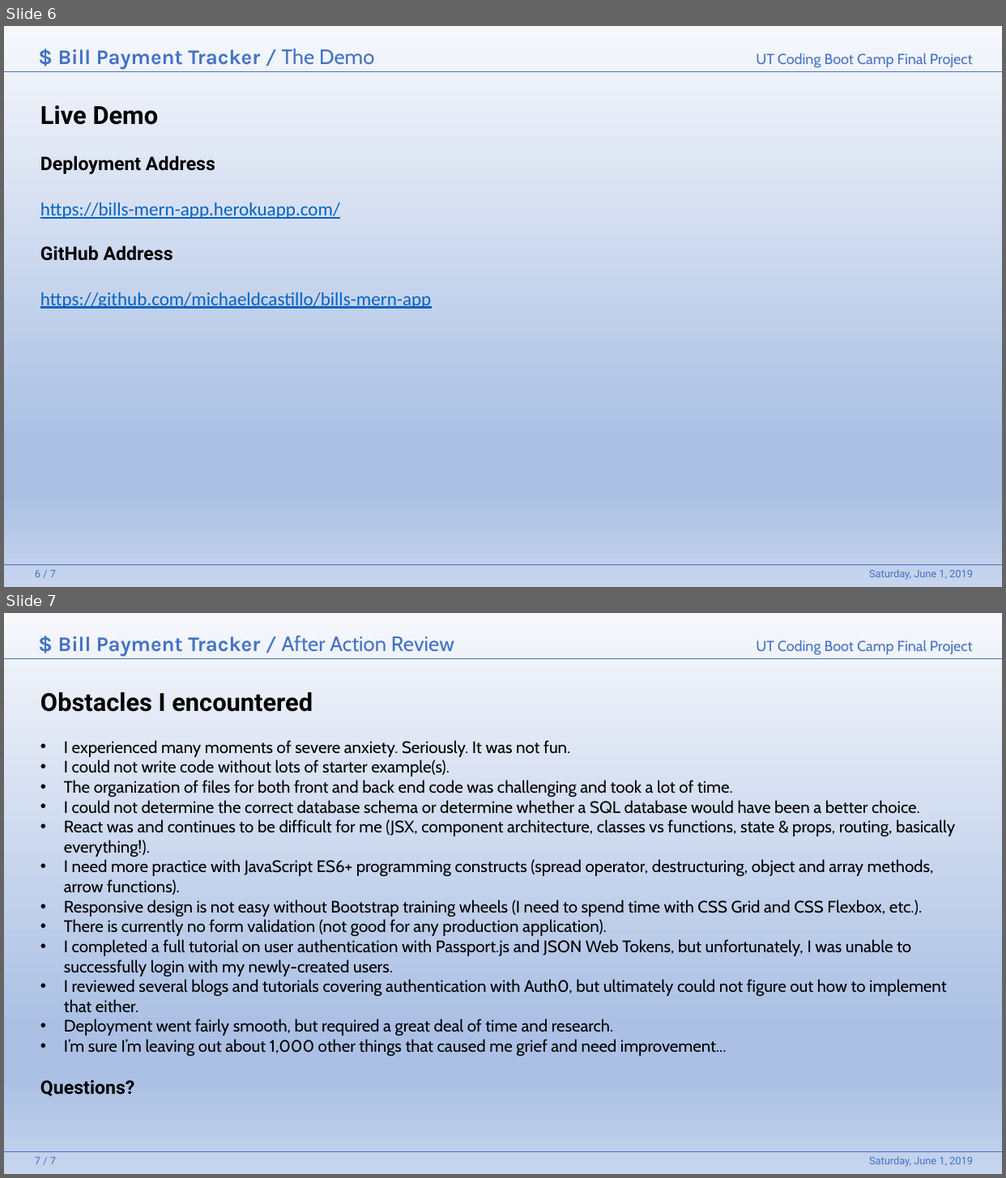
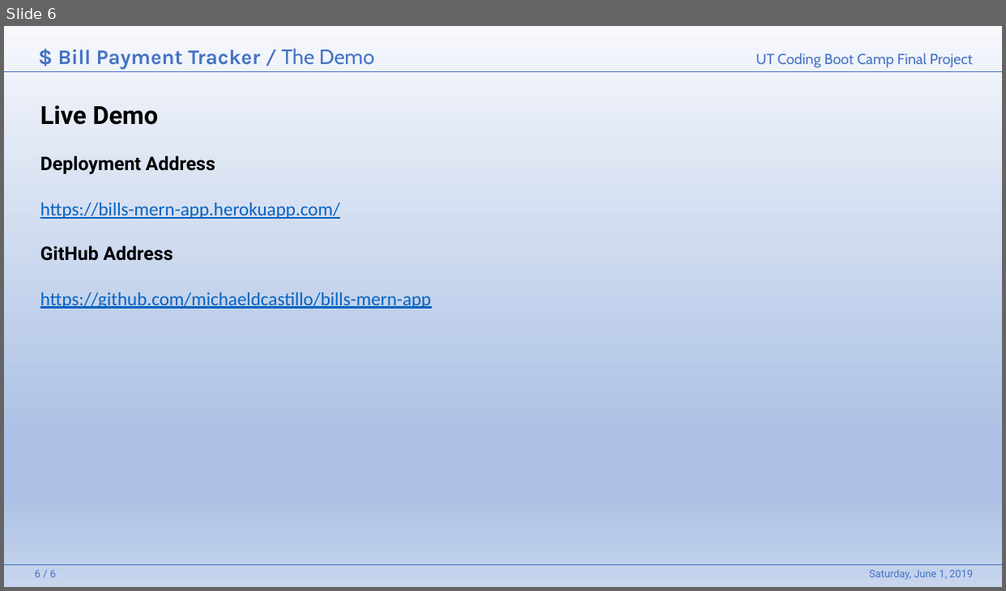
Before and after one commit to michaeldcastillo/michaeldcastillo.github.io, a slide deck: assets/final-project-presentation-mikecastillo.pptx. Shown one above the other, each under a label of ours: slides 6 and 7 before the commit, slide 6 after it. The pictures are 1006x1178 and 1006x591 pixels, drawn with LibreOffice and Linux fonts; fonts in the diff are those of the drawing. Boxes give left, top, right and bottom in pixels: in the first picture for what was removed or moved away, otherwise in the second. Text is boxed around its words. In the diff, an @@ line names an element or a change of style, - is before the commit and + after.

```diff
--- a/assets/final-project-presentation-mikecastillo.pptx
+++ b/assets/final-project-presentation-mikecastillo.pptx
@@ slide 7 removed at box(4, 613, 1002, 1174), background gradient #F6F8FC to #ABC0E4 to #C7D5ED; not listed: 4 template elements that a slide beside it also shows @@
@@ title removed at box(58, 635, 454, 657) @@
-$ Bill Payment Tracker / After Action Review
@@ text removed at box(40, 692, 955, 1097) @@
-Obstacles I encountered
-• I experienced many moments of severe anxiety. Seriously. It was not fun.
-• I could not write code without lots of starter example(s).
-• The organization of files for both front and back end code was challenging and took a lot of time.
-• I could not determine the correct database schema or determine whether a SQL database would have been a better choice.
-• React was and continues to be difficult for me (JSX, component architecture, classes vs functions, state & props, routing, basically everything!).
-• I need more practice with JavaScript ES6+ programming constructs (spread operator, destructuring, object and array methods, arrow functions).
-• Responsive design is not easy without Bootstrap training wheels (I need to spend time with CSS Grid and CSS Flexbox, etc.).
-• There is currently no form validation (not good for any production application).
-• I completed a full tutorial on user authentication with Passport.js and JSON Web Tokens, but unfortunately, I was unable to successfully login with my newly-created users.
-• I reviewed several blogs and tutorials covering authentication with Auth0, but ultimately could not figure out how to implement that either.
-• Deployment went fairly smooth, but required a great deal of time and research.
-• I’m sure I’m leaving out about 1,000 other things that caused me grief and need improvement...
-Questions?
@@ text removed at box(35, 1157, 56, 1165) @@
-7 / 7
@@ slide 6 changed as well @@
@@ text at box(35, 570, 56, 578): text changed @@
-6 / 7
+6 / 6
```
Also in this commit, not shown: 5 other slides changed, 15 other files.
